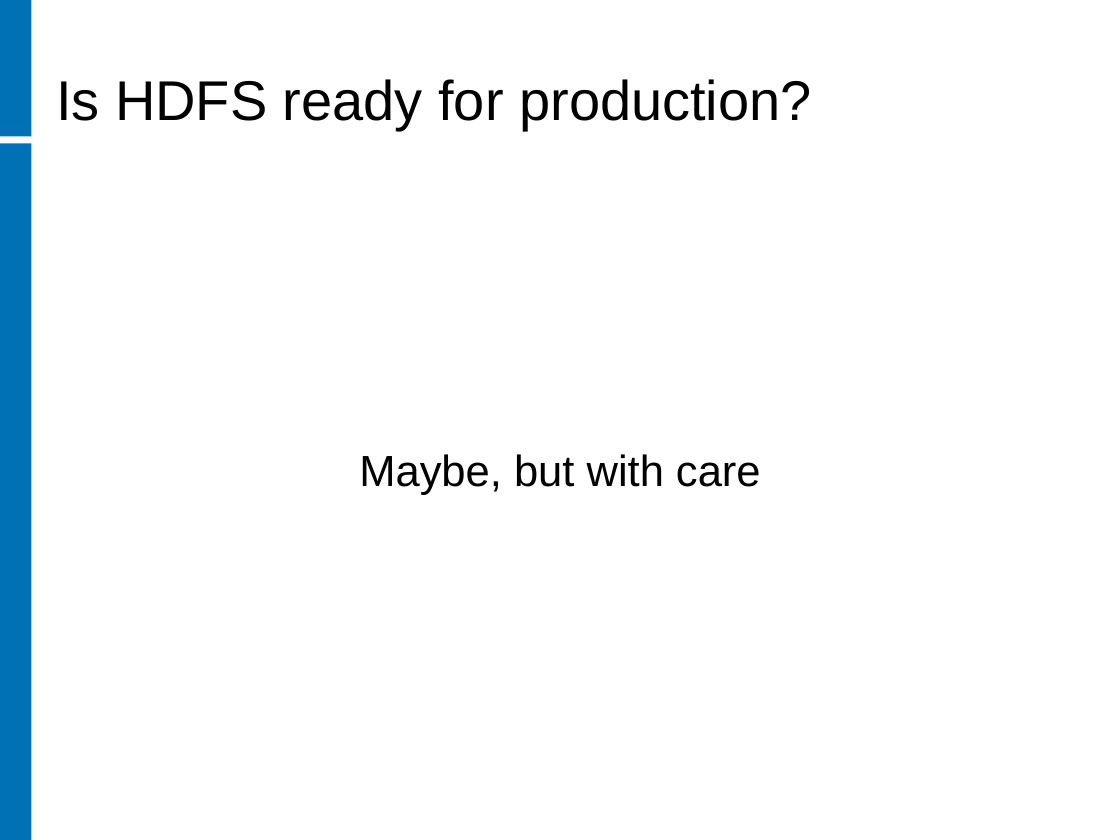
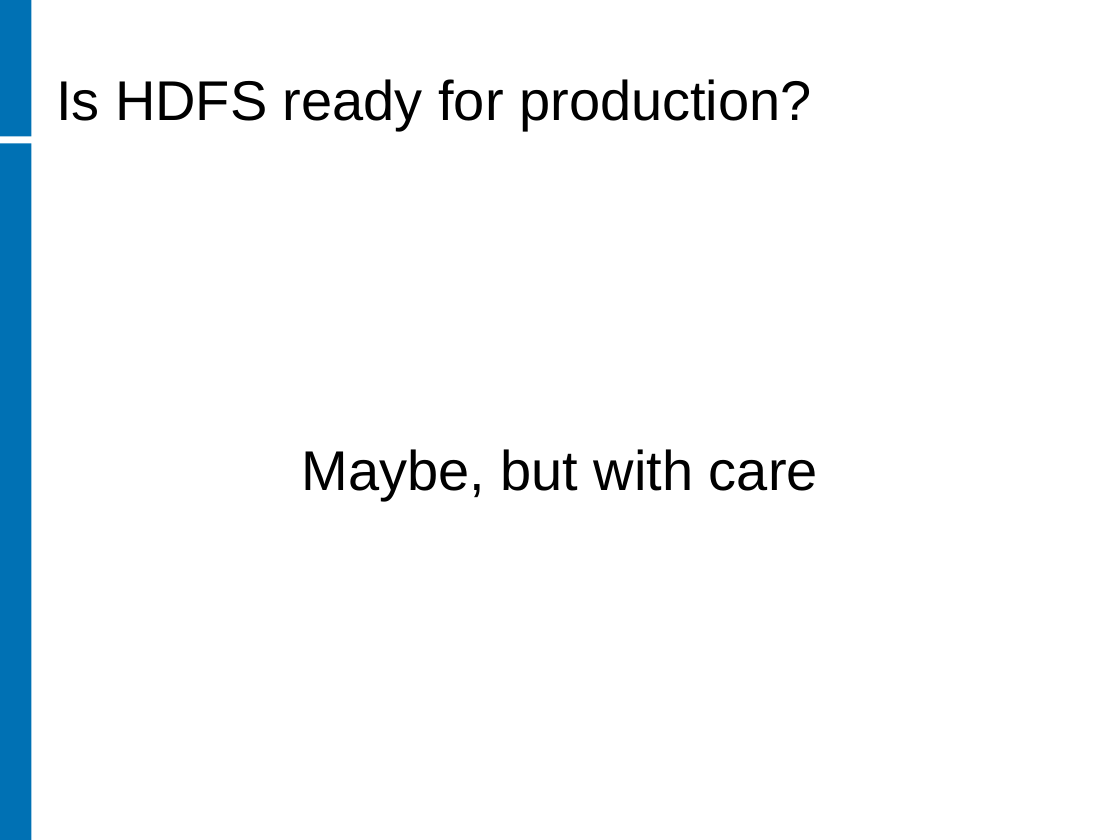
Before and after one commit to rhusar/smartfrog, a slide deck: slide 13 of core/components/hadoop/doc/hdfs-issues.ppt (slide 12 before the commit). Drawn at 1120x840 pixels with LibreOffice and Linux fonts; fonts in the diff are those of the drawing; background and template pictures are left out. Boxes give left, top, right and bottom in pixels: in the first picture for what was removed or moved away, otherwise in the second. Text is boxed around its words. In the diff, an @@ line names an element or a change of style, - is before the commit and + after.

```diff
--- a/core/components/hadoop/doc/hdfs-issues.ppt
+++ b/core/components/hadoop/doc/hdfs-issues.ppt
@@ subtitle "Maybe, but with care" at (302, 449, 818, 500): size 28 to 36 pt; indent changed @@
```
Also in this commit, not shown: 1 slide added, 29 other files.
